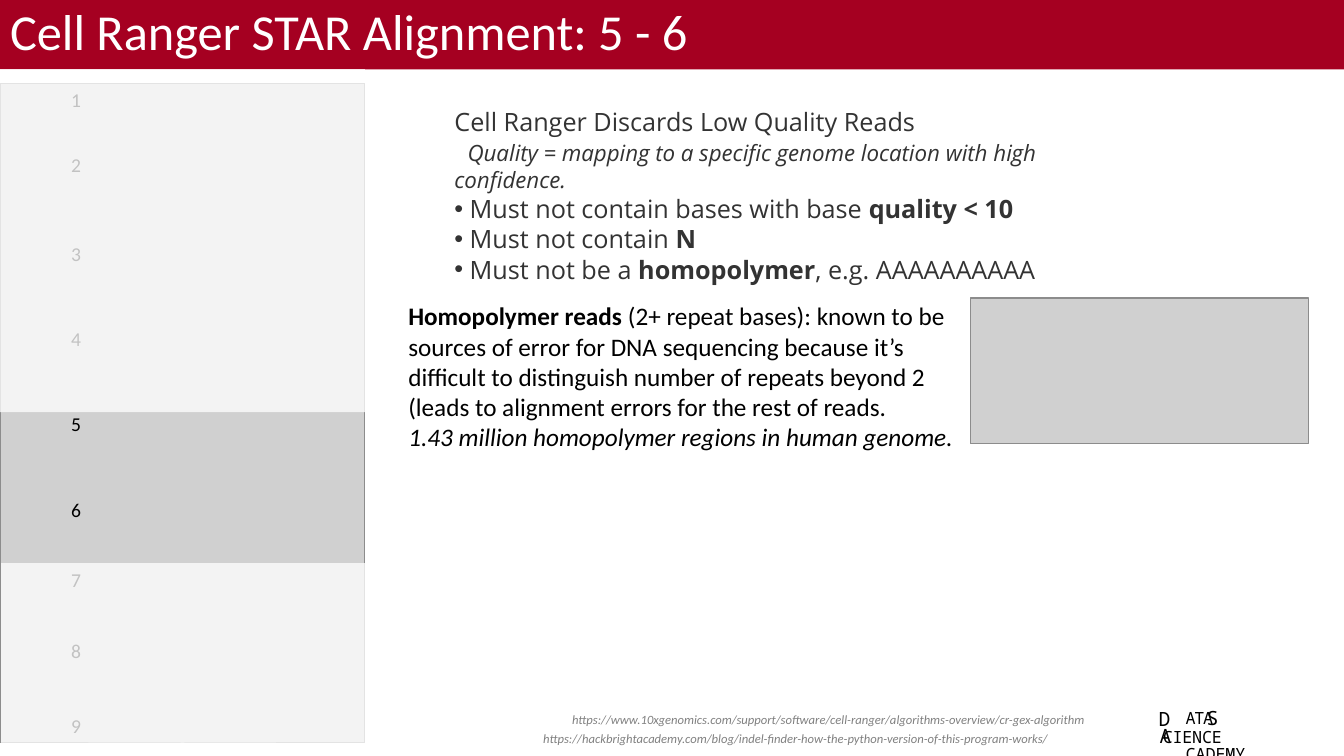
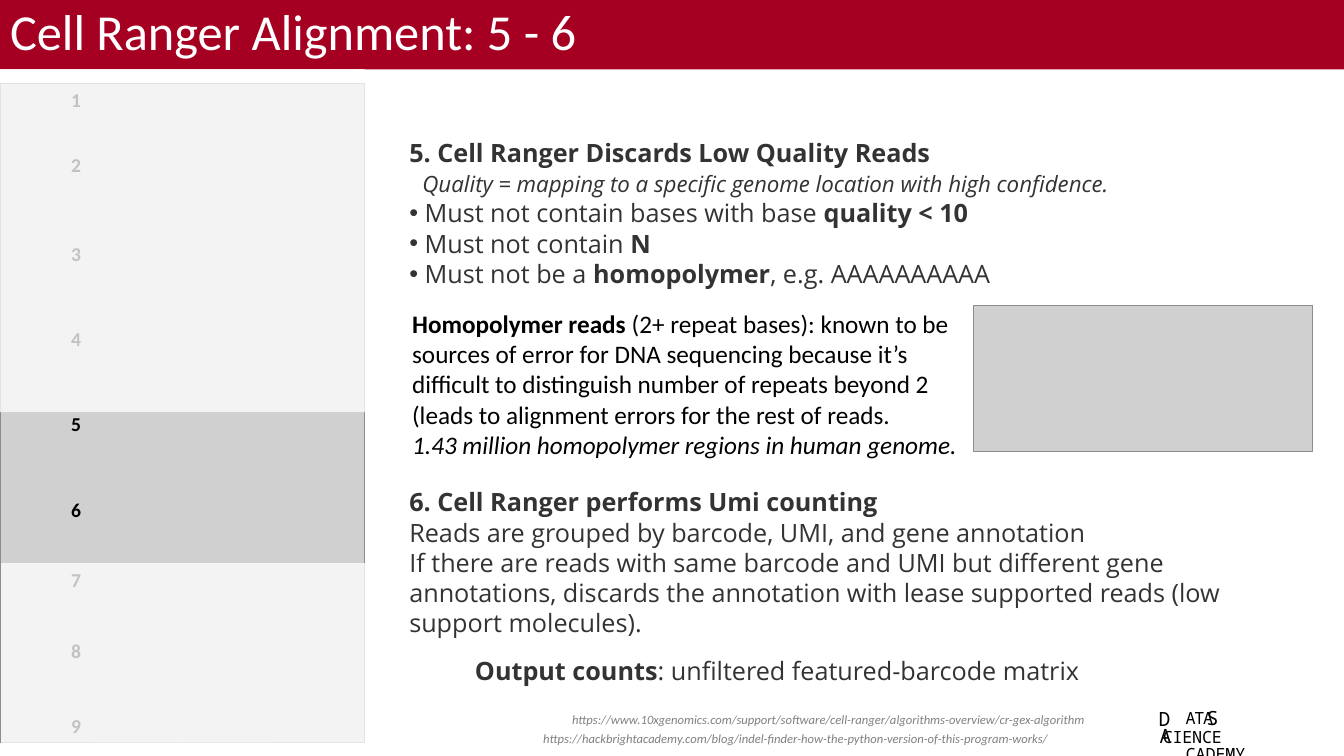
Before and after one commit to bacorli2/scrna_workshop, a slide deck: slide 6 of M2_CellRanger_Alignment/M2_CellRanger.pptx. Drawn at 1344x756 pixels with LibreOffice and Linux fonts; fonts in the diff are those of the drawing; grey boxes stand for pictures; background and template pictures are left out. Boxes give left, top, right and bottom in pixels: in the first picture for what was removed or moved away, otherwise in the second. Text is boxed around its words. In the diff, an @@ line names an element or a change of style, - is before the commit and + after.

Commit message:
Finished M2 slides.

```diff
--- a/M2_CellRanger_Alignment/M2_CellRanger.pptx
+++ b/M2_CellRanger_Alignment/M2_CellRanger.pptx
@@ title at bbox=[10, 15, 577, 59]: text changed @@
-Cell Ranger STAR Alignment: 5 - 6
+Cell Ranger Alignment: 5 - 6
@@ text "5. Cell Ranger Discards Low ...": place and size @@
-text "5. Cell Ranger Discards Low ..." at bbox=[454, 112, 1036, 285]
+text "5. Cell Ranger Discards Low ..." at bbox=[409, 143, 1109, 289]
@@ text at bbox=[409, 143, 930, 168]: text changed; bold on @@
-Cell Ranger Discards Low Quality Reads
+5. Cell Ranger Discards Low Quality Reads
@@ text "Homopolymer reads (2+ repeat bases): ...": place and size @@
-text "Homopolymer reads (2+ repeat bases): ..." at bbox=[408, 307, 952, 451]
+text "Homopolymer reads (2+ repeat bases): ..." at bbox=[412, 314, 956, 459]
@@ picture: place and size @@
-picture at bbox=[970, 298, 1309, 445]
+picture at bbox=[974, 306, 1313, 452]
@@ text "5" at bbox=[71, 418, 81, 431]: bold on @@
@@ text added at bbox=[409, 491, 1220, 638], 18 pt, text #333333 @@
+6. Cell Ranger performs Umi counting
+Reads are grouped by barcode, UMI, and gene annotation
+If there are reads with same barcode and UMI but different gene annotations, discards the annotation with lease supported reads (low support molecules).
@@ text added at bbox=[475, 660, 1079, 686], 18 pt, text #333333 @@
+Output counts: unfiltered featured-barcode matrix
```
Also in this commit, not shown: 7 other slides changed, 3 slides added, 1 slide removed, 5 other files.
